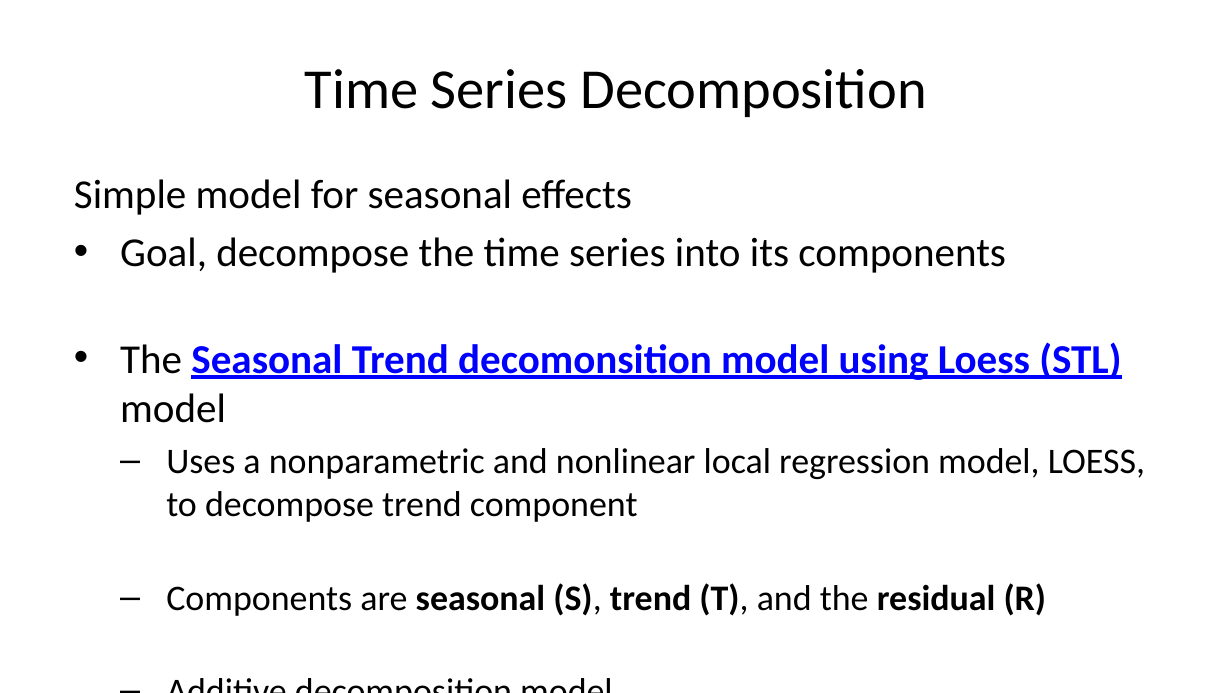
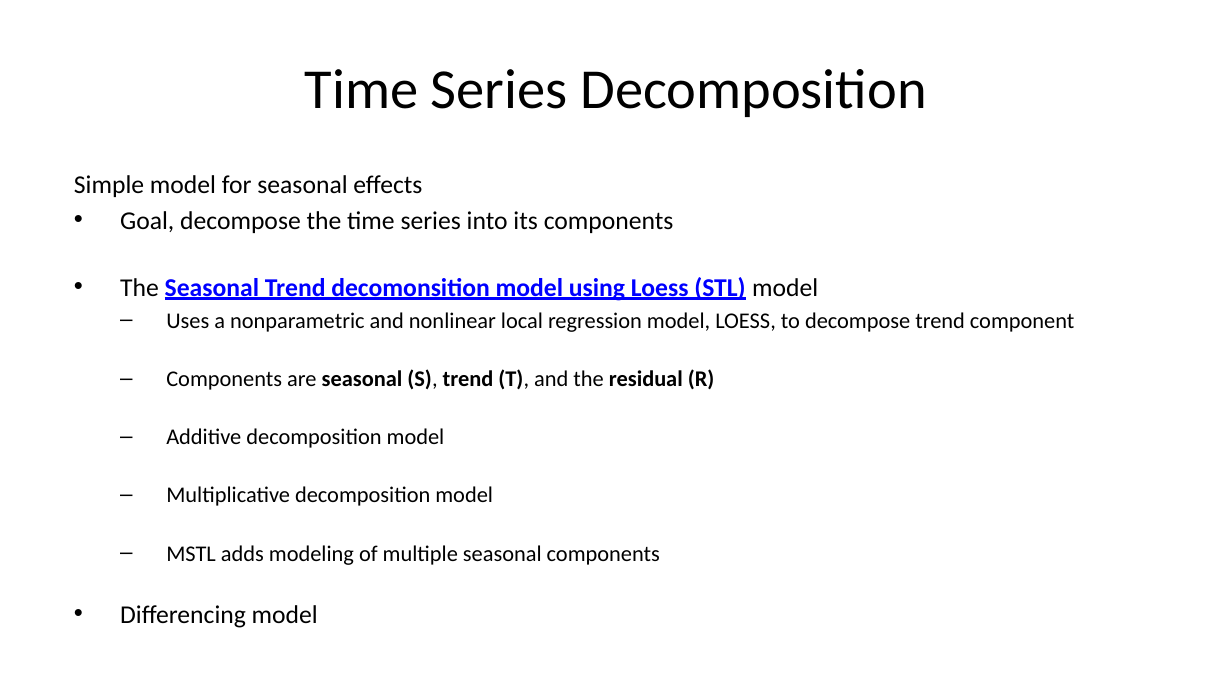
Before and after one commit to StephenElston/CSCI-E-83, a slide deck: slide 37 of LectureSlides/11_IntroductionToTimeSeries.pptx. Drawn at 1232x693 pixels with LibreOffice and Linux fonts; fonts in the diff are those of the drawing. Boxes give left, top, right and bottom in pixels: in the first picture for what was removed or moved away, otherwise in the second. Text is boxed around its words. In the diff, an @@ line names an element or a change of style, - is before the commit and + after.

```diff
--- a/LectureSlides/11_IntroductionToTimeSeries.pptx
+++ b/LectureSlides/11_IntroductionToTimeSeries.pptx
@@ text "Simple model for seasonal effects" at (74, 175, 1074, 628): size 24 to 15 pt in "Simple model for seasonal effects", "Goal, decompose the time series into its ...", "The Seasonal Trend decomonsition model using Loess ...", "Differencing model"; size 21 to 13.1 pt in "Uses a nonparametric and nonlinear local regression ...", "Components are seasonal (S), trend (T), and ...", "Additive decomposition model", "Multiplicative decomposition model" and 1 more places; less space between paragraphs @@
```
Also in this commit, not shown: 18 other slides changed.
